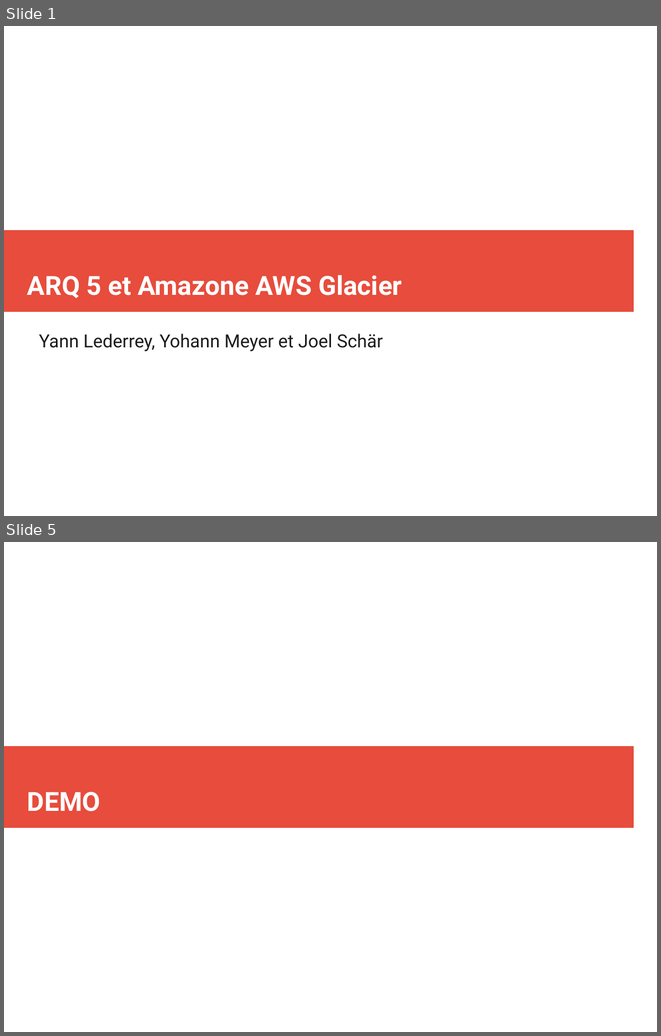
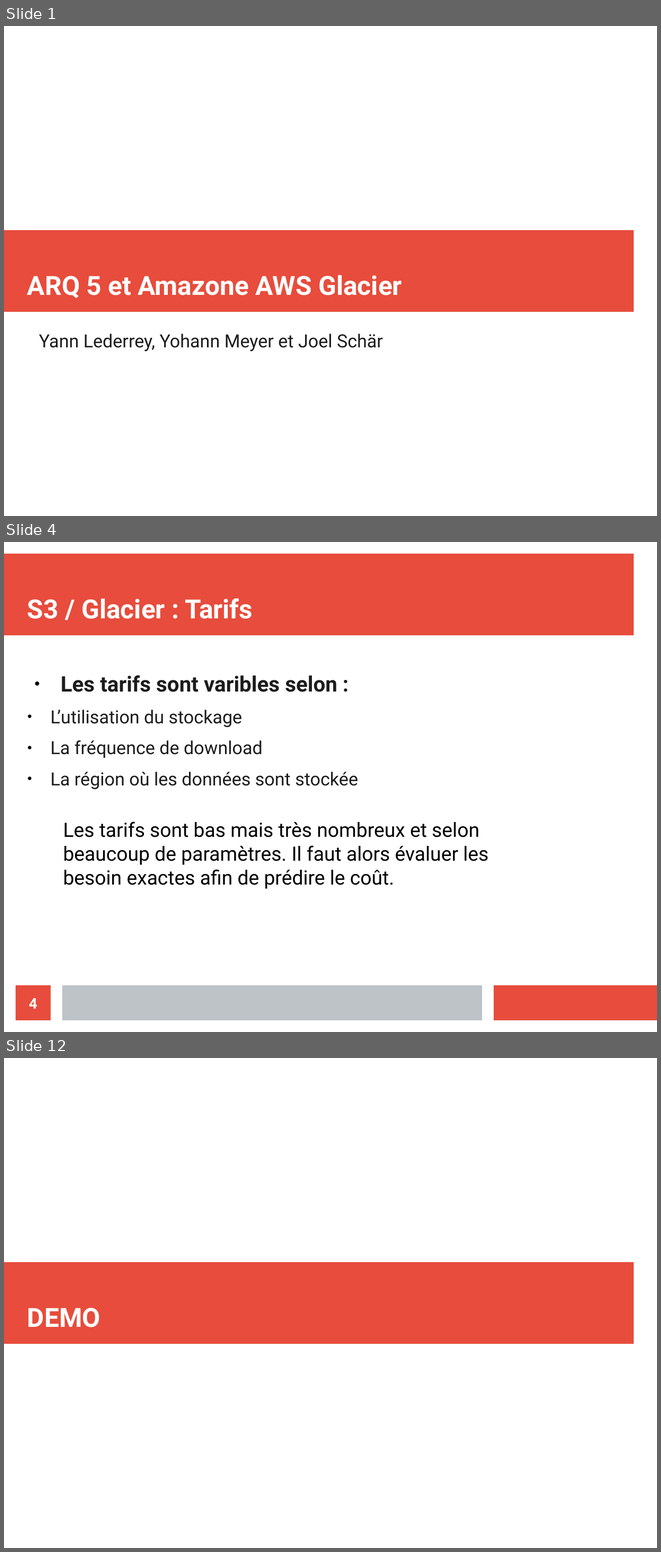
Before and after one commit to Nyahon/AIT, a slide deck: AIT_Amazon_Presentation.odp. Shown one above the other, each under a label of ours: slides 1 and 5 before the commit, slides 1, 4 and 12 after it; the slides between them are not shown. The pictures are 661x1036 and 661x1552 pixels, drawn with LibreOffice and Linux fonts; fonts in the diff are those of the drawing. Boxes give left, top, right and bottom in pixels: in the first picture for what was removed or moved away, otherwise in the second. Text is boxed around its words. In the diff, an @@ line names an element or a change of style, - is before the commit and + after.

```diff
--- a/AIT_Amazon_Presentation.odp
+++ b/AIT_Amazon_Presentation.odp
@@ slide 4 added at (x1=4, y1=542, x2=657, y2=1032), background #FFFFFF @@
@@ rectangle added at (x1=4, y1=554, x2=634, y2=636), fill #E74C3C @@
@@ title added at (x1=27, y1=598, x2=253, y2=619), 32 pt, text #FFFFFF, bold @@
+S3 / Glacier : Tarifs
@@ text added at (x1=51, y1=675, x2=358, y2=789), 22 pt, text #1C1C1C @@
+● Les tarifs sont varibles selon :
+  ● L’utilisation du stockage
+  ● La fréquence de download
+  ● La région où les données sont stockée
@@ text added at (x1=63, y1=821, x2=488, y2=889), 24 pt, text #000000 @@
+Les tarifs sont bas mais très nombreux et selon beaucoup de paramètres. Il faut alors évaluer les besoin exactes afin de prédire le coût.
@@ page number added at (x1=16, y1=985, x2=51, y2=1020), fill #E74C3C, 18 pt, text #FFFFFF, bold @@
+4
@@ rectangle added at (x1=62, y1=985, x2=482, y2=1020), fill #BDC3C7 @@
@@ rectangle added at (x1=494, y1=985, x2=657, y2=1020), fill #E74C3C @@
@@ what was slide 5 is now slide 12 @@
```
Also in this commit, not shown: 1 slide changed, 8 other slides added, 2 slides removed.
